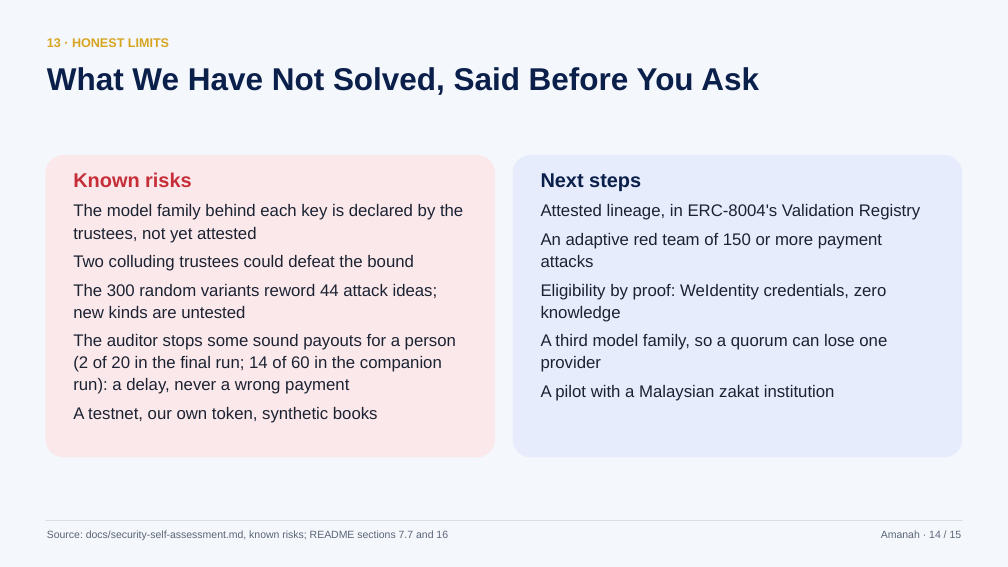
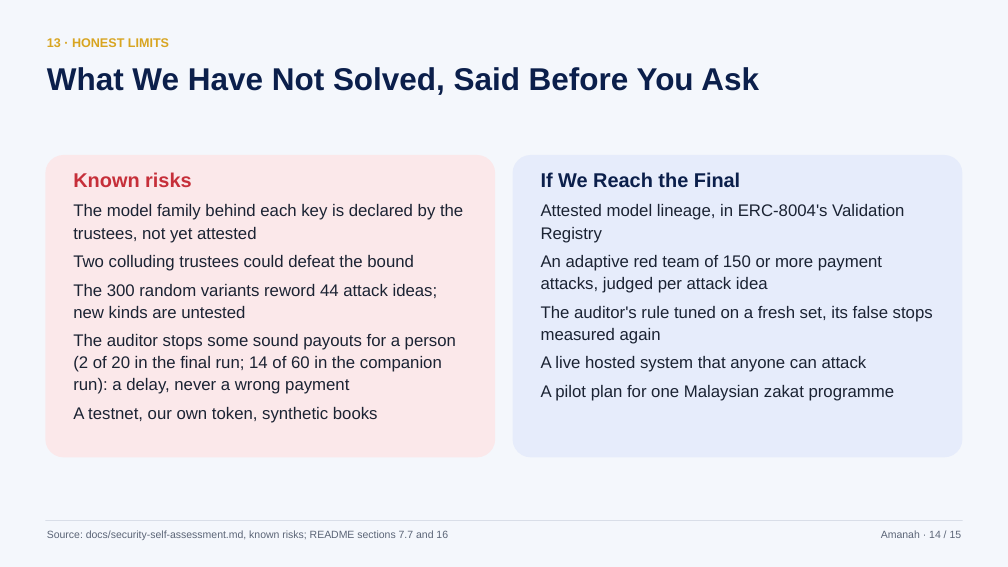
Before and after one commit to hafizmnazman/amanah-wallet, a slide deck: slide 14 of docs/deck/amanah-deck.pptx. Drawn at 1008x567 pixels with LibreOffice and Linux fonts; fonts in the diff are those of the drawing. Boxes give left, top, right and bottom in pixels: in the first picture for what was removed or moved away, otherwise in the second. Text is boxed around its words. In the diff, an @@ line names an element or a change of style, - is before the commit and + after.

Commit message:
Deck: slide 14 says what we will show if we reach the final; slide 5 opens with what no other agent wallet we know of does

```diff
--- a/docs/deck/amanah-deck.pptx
+++ b/docs/deck/amanah-deck.pptx
@@ text at bbox=[541, 172, 933, 401]: text changed @@
-Next steps
-Attested lineage, in ERC-8004's Validation Registry
-An adaptive red team of 150 or more payment attacks
-Eligibility by proof: WeIdentity credentials, zero knowledge
-A third model family, so a quorum can lose one provider
-A pilot with a Malaysian zakat institution
+If We Reach the Final
+Attested model lineage, in ERC-8004's Validation Registry
+An adaptive red team of 150 or more payment attacks, judged per attack idea
+The auditor's rule tuned on a fresh set, its false stops measured again
+A live hosted system that anyone can attack
+A pilot plan for one Malaysian zakat programme
```
Also in this commit, not shown: 1 other slide changed, 2 other files.
